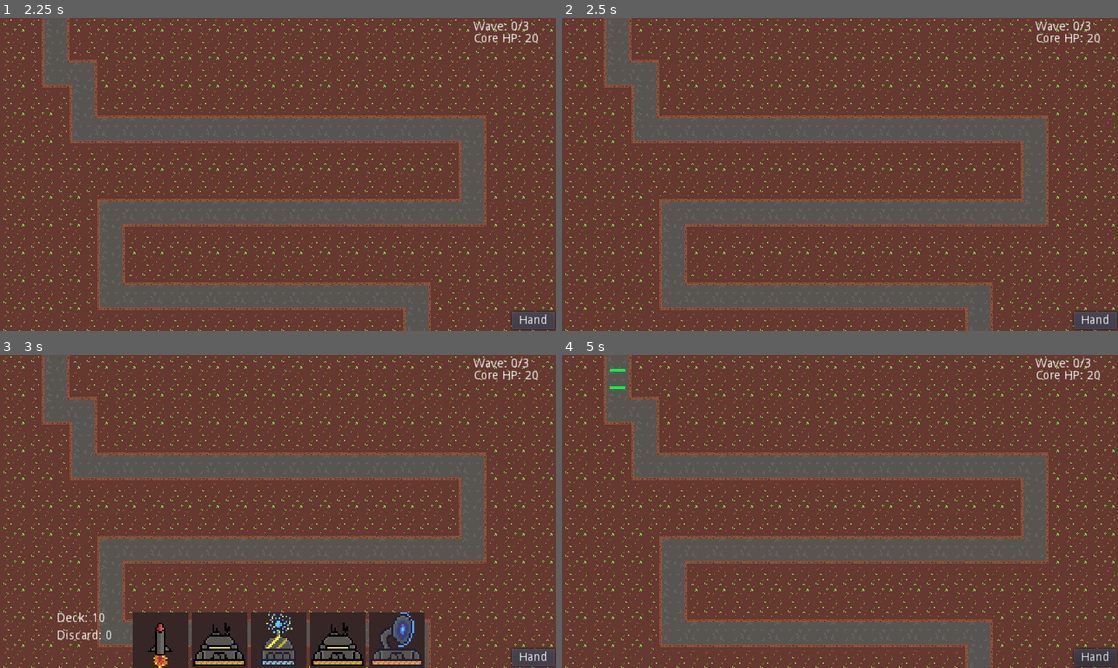
Above: before the commit, frames 1-4 (two rows, left to right).
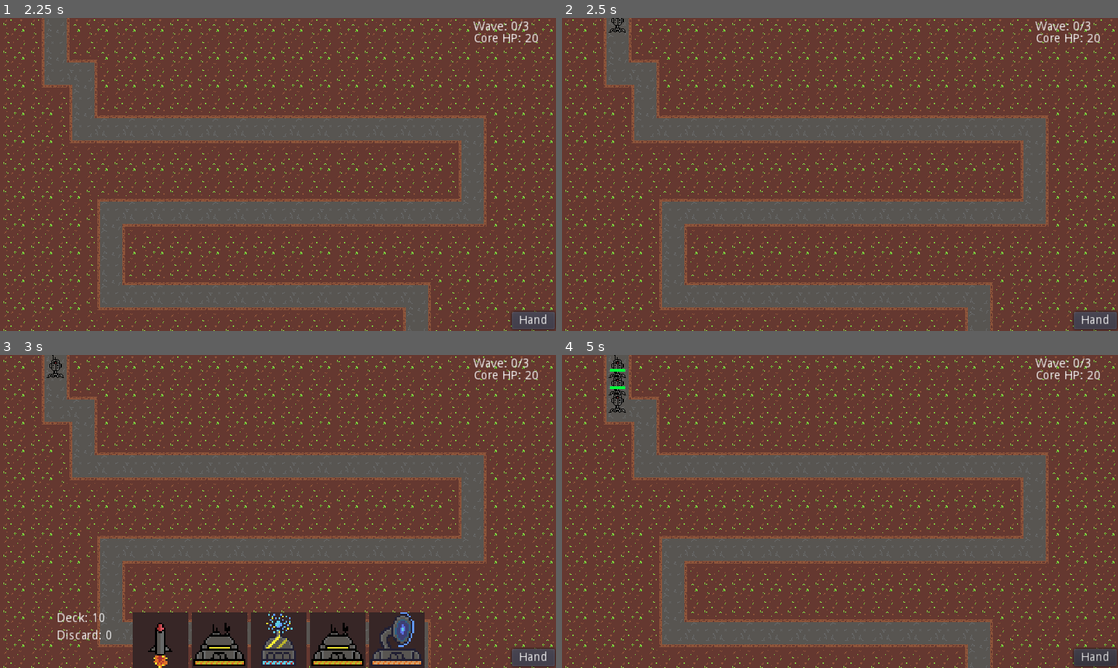
Above: after the commit, the same moments.

Repository: TylerPelaez/TowerCard
Game: Godot game, scene res://Menu/Menu.tscn
Same seed, same stepped clock (60 frames per second), same inputs: the game is played once before the commit and once after it. Sound files missing from this copy of the repository are replaced by a short silence.
Inputs (mouse positions are in pixels of both pictures, inside the frame that each line leads up to):
- Up to frame 1 (2.25 s): click "Start" at 0.5 s; click "Start Wave" at 1.25 s; click "Hand" at 2 s
- Up to frame 2 (2.5 s): no input
- Up to frame 3 (3 s): click "Hand" at 2.75 s
- Up to frame 4 (5 s): click "Hand" at 3.5 s; move the mouse to (962, 495) at 4.27 s; click (962, 495) at 4.35 s

Frame 1 is identical in both runs. In frame 2, less than 0.1% of the frame differs, in the area x 8-12%, y 0-5%; in frame 3, less than 0.1%; in frame 4, 0.2%, in the area x 8-12%, y 0-19%.

Commit message:
Add sprites and animations for tank enemy

Diff:
--- a/Enemies/FastEnemy.tscn
+++ b/Enemies/FastEnemy.tscn
@@ -60,7 +60,7 @@
 [node name="Sprite" parent="." index="0"]
 texture = ExtResource( 3 )
 hframes = 6
-frame = 1
+frame = 5
 
 [node name="CollisionShape2D" parent="TowerDetectionArea" index="0"]
 shape = ExtResource( 2 )
--- a/Enemies/TankEnemy.tscn
+++ b/Enemies/TankEnemy.tscn
@@ -1,11 +1,66 @@
-[gd_scene load_steps=3 format=2]
+[gd_scene load_steps=6 format=2]
 
 [ext_resource path="res://Enemies/BaseEnemy.tscn" type="PackedScene" id=1]
 [ext_resource path="res://Enemies/BasicEnemyCollisionShape.tres" type="Shape2D" id=2]
+[ext_resource path="res://Enemies/ThiccEnemy.png" type="Texture" id=3]
+
+[sub_resource type="Animation" id=1]
+resource_name = "Die"
+tracks/0/type = "value"
+tracks/0/path = NodePath("Sprite:frame")
+tracks/0/interp = 1
+tracks/0/loop_wrap = true
+tracks/0/imported = false
+tracks/0/enabled = true
+tracks/0/keys = {
+"times": PoolRealArray( 0, 0.3, 0.7 ),
+"transitions": PoolRealArray( 1, 1, 1 ),
+"update": 1,
+"values": [ 2, 3, 4 ]
+}
+tracks/1/type = "method"
+tracks/1/path = NodePath(".")
+tracks/1/interp = 1
+tracks/1/loop_wrap = true
+tracks/1/imported = false
+tracks/1/enabled = true
+tracks/1/keys = {
+"times": PoolRealArray( 0, 1 ),
+"transitions": PoolRealArray( 1, 1 ),
+"values": [ {
+"args": [  ],
+"method": "_on_begin_death"
+}, {
+"args": [  ],
+"method": "died"
+} ]
+}
+
+[sub_resource type="Animation" id=2]
+resource_name = "Walk"
+length = 0.5
+loop = true
+tracks/0/type = "value"
+tracks/0/path = NodePath("Sprite:frame")
+tracks/0/interp = 1
+tracks/0/loop_wrap = true
+tracks/0/imported = false
+tracks/0/enabled = true
+tracks/0/keys = {
+"times": PoolRealArray( 0, 0.3, 0.5 ),
+"transitions": PoolRealArray( 1, 1, 1 ),
+"update": 1,
+"values": [ 0, 1, 0 ]
+}
 
 [node name="TankEnemy" instance=ExtResource( 1 )]
 speed = 20.0
 max_health = 50
+
+[node name="Sprite" parent="." index="0"]
+texture = ExtResource( 3 )
+hframes = 5
+frame = 4
 
 [node name="CollisionShape2D" parent="TowerDetectionArea" index="0"]
 shape = ExtResource( 2 )
@@ -14,5 +69,8 @@
 shape = ExtResource( 2 )
 
 [node name="AnimationPlayer" type="AnimationPlayer" parent="." index="8"]
+autoplay = "Walk"
+anims/Die = SubResource( 1 )
+anims/Walk = SubResource( 2 )
 
 [editable path="Hurtbox"]
--- a/project.godot
+++ b/project.godot
@@ -202,10 +202,6 @@
 
 2d_physics/layer_1="Towers"
 2d_physics/layer_2="PlacementArea"
-2d_physics/layer_3="Enemies"
-2d_physics/layer_4="EnemyHurtboxes"
-2d_physics/layer_5="SlowField"
-2d_physics/layer_6="EMPField"
 
 [rendering]
 
Binary file added: Enemies/ThiccEnemy.png
Not shown, added: Enemies/ThiccEnemy.png.import
